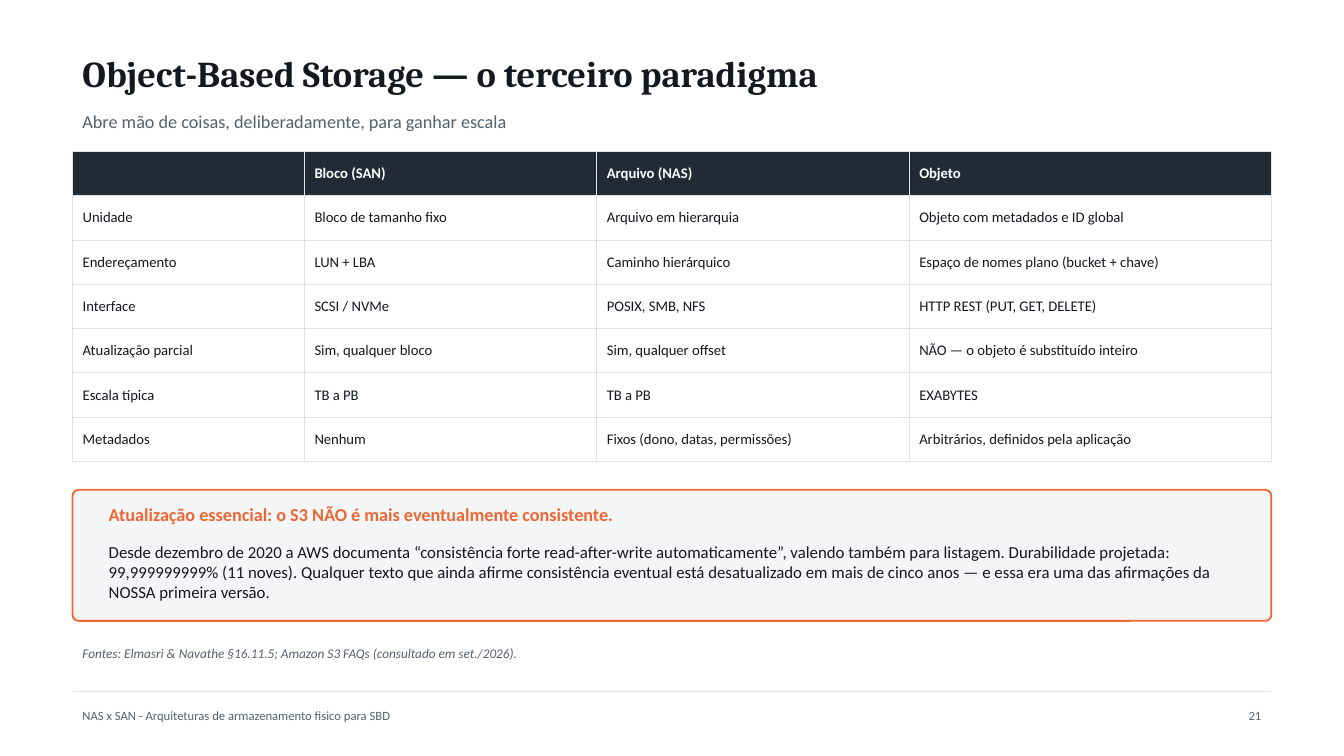
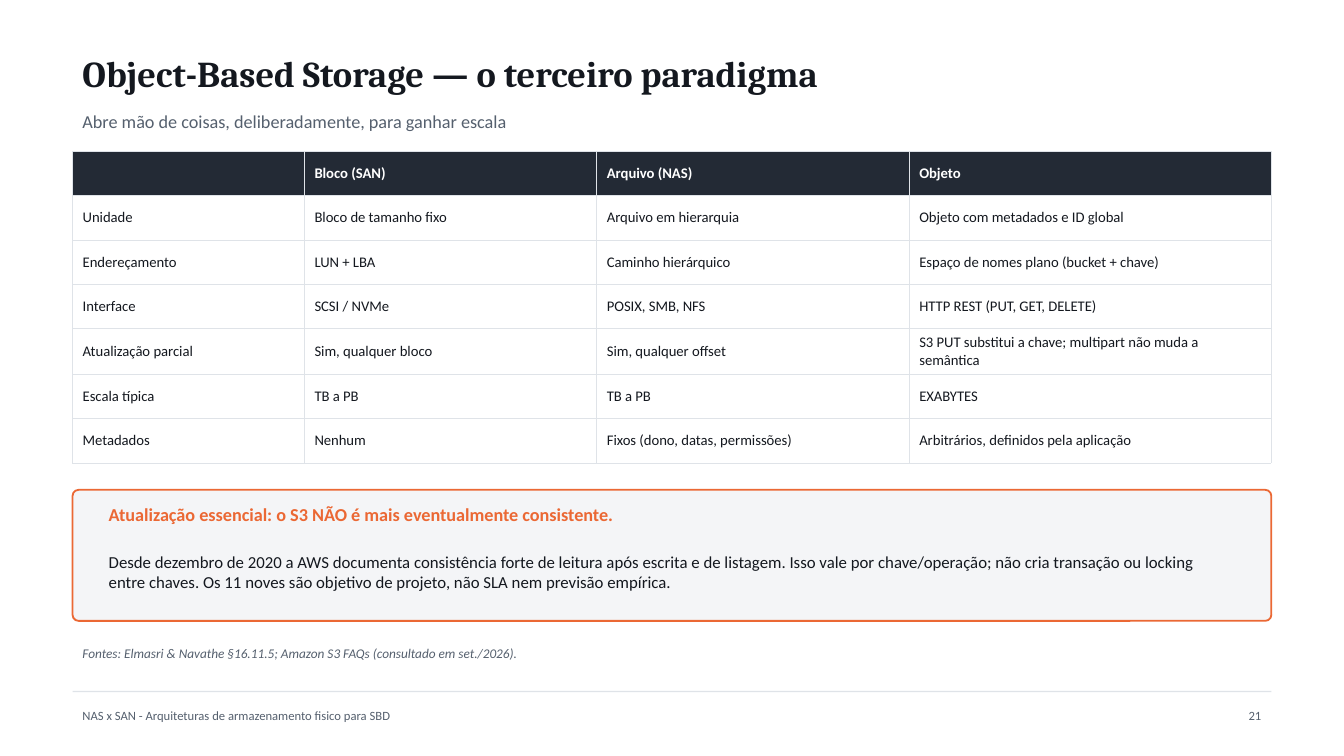
Before and after one commit to guilherme-hu/Trabalho-CBD, a slide deck: slide 22 of NAS, SAN e AST/Slides_NAS_SAN_Armazenamento_SBD.pptx. Drawn at 1344x756 pixels with LibreOffice and Linux fonts; fonts in the diff are those of the drawing. Boxes give left, top, right and bottom in pixels: in the first picture for what was removed or moved away, otherwise in the second. Text is boxed around its words. In the diff, an @@ line names an element or a change of style, - is before the commit and + after.

Commit message:
update: refresh storage research data, add utility scripts, and reorganize documentation assets

```diff
--- a/NAS, SAN e AST/Slides_NAS_SAN_Armazenamento_SBD.pptx
+++ b/NAS, SAN e AST/Slides_NAS_SAN_Armazenamento_SBD.pptx
@@ table at (73, 151, 1271, 452) @@
-row 5, column 4: NÃO — o objeto é substituído inteiro
+row 5, column 4: S3 PUT substitui a chave; multipart não muda a semântica
@@ text at (109, 556, 1193, 591): text changed @@
-Desde dezembro de 2020 a AWS documenta “consistência forte read-after-write automaticamente”, valendo também para listagem. Durabilidade projetada: 99,999999999% (11 noves). Qualquer texto que ainda afirme consistência eventual está desatualizado em mais de cinco anos — e essa era uma das afirmações da NOSSA primeira versão.
+Desde dezembro de 2020 a AWS documenta consistência forte de leitura após escrita e de listagem. Isso vale por chave/operação; não cria transação ou locking entre chaves. Os 11 noves são objetivo de projeto, não SLA nem previsão empírica.
```
Also in this commit, not shown: 10 other slides changed, 28 other files.
